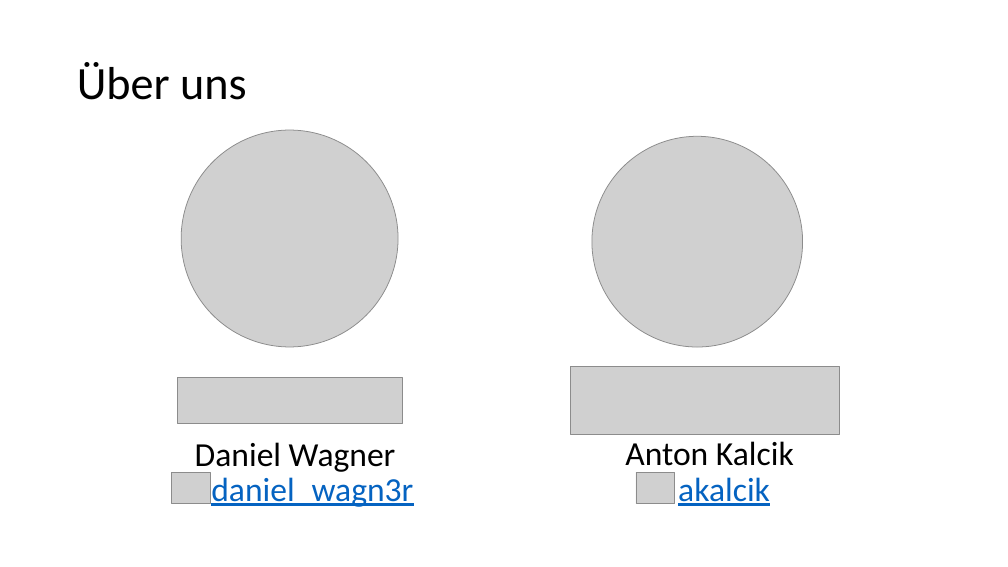
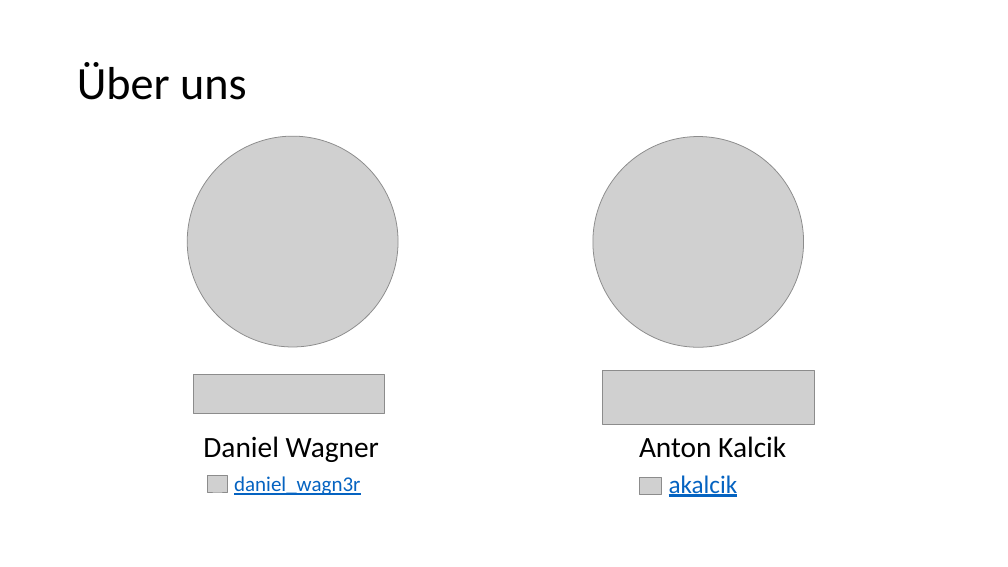
Before and after one commit to danielwagn3r/openid-workshop, a slide deck: slide 2 of OpenID & OAuth.pptx. Drawn at 1008x567 pixels with LibreOffice and Linux fonts; fonts in the diff are those of the drawing; grey boxes stand for pictures. Boxes give left, top, right and bottom in pixels: in the first picture for what was removed or moved away, otherwise in the second. Text is boxed around its words. In the diff, an @@ line names an element or a change of style, - is before the commit and + after.

```diff
--- a/OpenID & OAuth.pptx
+++ b/OpenID & OAuth.pptx
@@ picture: place and size @@
-picture at [181, 130, 399, 347]
+picture at [188, 136, 399, 347]
@@ picture: place and size @@
-picture at [177, 377, 402, 423]
+picture at [193, 374, 384, 414]
@@ picture: place and size @@
-picture at [570, 367, 839, 434]
+picture at [603, 371, 815, 424]
@@ text "Daniel Wagner" at [203, 436, 379, 462]: size 32 to 28 pt; alignment left to centre @@
@@ text "Daniel Wagner": place and size @@
-text "Daniel Wagner" at [195, 442, 396, 474]
+text "Daniel Wagner" at [203, 436, 379, 462]
@@ text "Anton Kalcik": place and size @@
-text "Anton Kalcik" at [625, 441, 794, 473]
+text "Anton Kalcik" at [639, 436, 786, 458]
@@ text "Anton Kalcik" at [639, 436, 786, 458]: size 32 to 28 pt; alignment left to centre @@
@@ picture: place and size @@
-picture at [172, 472, 210, 504]
+picture at [208, 476, 228, 492]
@@ text "daniel_wagn3r": place and size @@
-text "daniel_wagn3r" at [211, 477, 413, 507]
+text "daniel_wagn3r" at [234, 476, 360, 495]
@@ text "daniel_wagn3r" at [234, 476, 360, 495]: size 32 to 20 pt @@
@@ picture: place and size @@
-picture at [636, 472, 675, 504]
+picture at [640, 477, 662, 495]
@@ text "akalcik": place and size @@
-text "akalcik" at [678, 477, 770, 506]
+text "akalcik" at [669, 475, 738, 497]
@@ text "akalcik" at [669, 475, 738, 497]: size 32 to 24 pt @@
```
Also in this commit, not shown: 13 other slides changed, 5 slides added, 1 slide removed.
